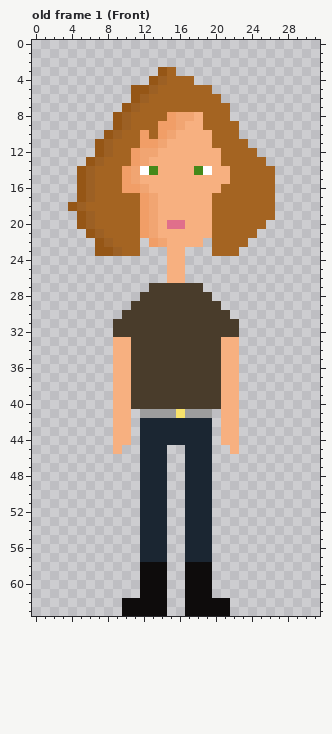
Two versions of one pixel-art file, Assets/Aseprite Files/Player.ase. The picture above was drawn from the file before the commit.
32x64 pixels, 3 frames. Shown: old frame 1 (Front). The commit also changed other frames, which this record leaves out.
New version:
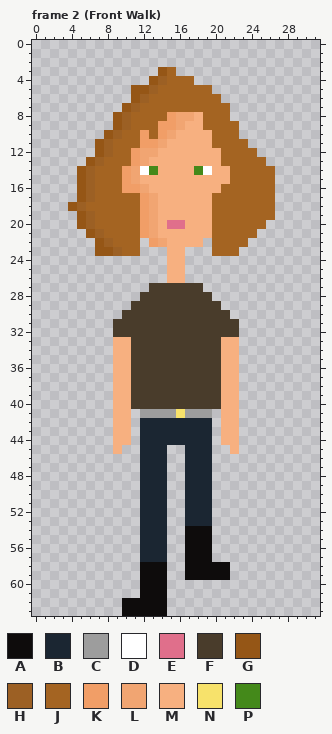
Palette (. is transparent): A #0e0c0c  B #1b2632  C #9d9d9d  D #ffffff  E #e06f8b  F #493c2b  G #955616  H #9c6024  J #a46422  K #f19e67  L #f1a572  M #f7b080  N #f7e26b  P #44891a
A new or re-ordered frame is compared with the old frame closest to it.
The author wrote: More Player Walk Animations
Difference:
frames 3 -> 21
Frame 2 (Front Walk) is new; against old frame 1 (Front), layer "Legs":
y 54..57: x 17..19 BBB -> AAA
y 58..59: x 20..21 .. -> AA
y 60..61: x 17..19 AAA -> ...
y 62..63: x 17..21 AAAAA -> .....
